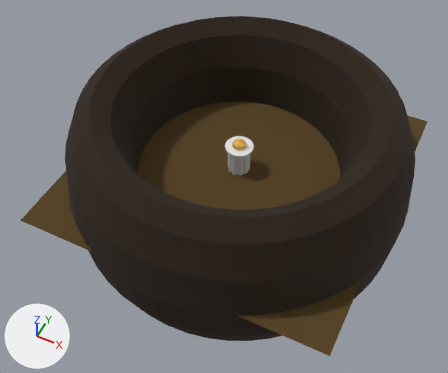
Renders of the glTF model Assets/Models/Scene.glb from each side of a commit.
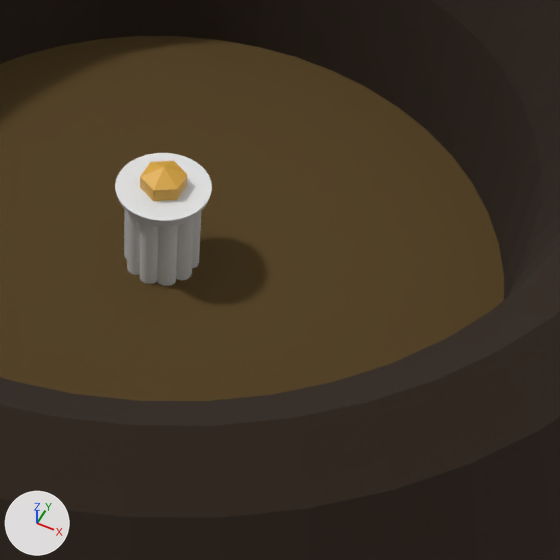
Old and new are each drawn whole from a 50 mm camera at (21.0, -45.9, 53.1) aimed at (-0.8, -2.3, -1.5) and again close up on the part from 43% to 80% of the width and 24% to 69% of the height. The axes (+X, +Y, +Z) are drawn at lower left. The lights are the same throughout. Where no turn or scale is listed for an object, it has been applied to the vertices.
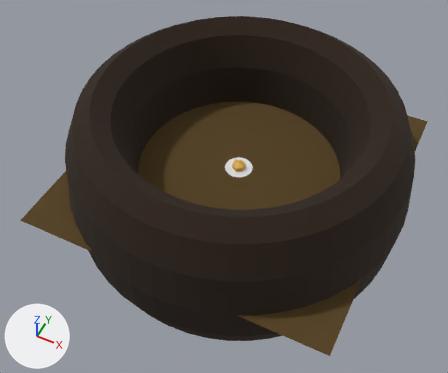
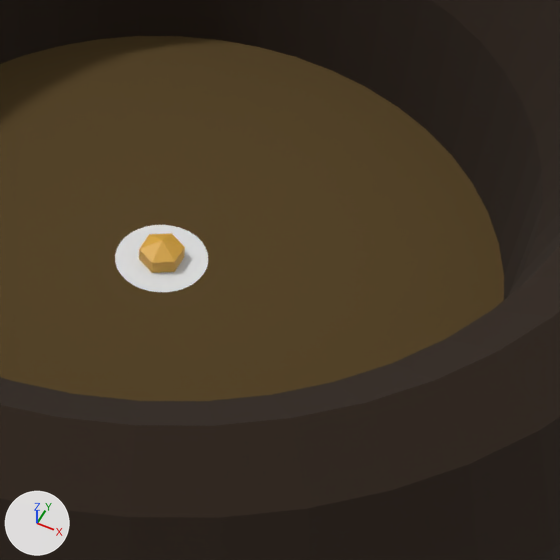
What differs and where, as boxes (x1, y1, x2, y2) in the close-ups (560 x 560 px):
```json
{"object": "Cylinder", "change": "moved", "before": [115, 153, 212, 227], "after": [115, 225, 208, 292]}
{"object": "Pillar", "change": "moved", "before": [124, 210, 201, 286], "on screen": "not visible afterwards"}
{"object": "Pandora's Box", "change": "moved", "before": [140, 161, 187, 201], "after": [139, 233, 185, 273]}
```

Edits to the scene script, one JSON object a line:
```json
{"op": "set", "path": "ob_pillar.location", "old": "(0.0, 0.0, 1.0)", "new": "(0.0, 0.0, -2.5)"}
{"op": "set", "path": "ob_cylinder.location", "old": "(0.0, 0.0, 3.11)", "new": "(0.0, 0.0, -0.38)"}
{"op": "set", "path": "ob_pandora_s_box.location", "old": "(0.0, 0.0, 3.75)", "new": "(0.0, 0.0, 0.25)"}
```
